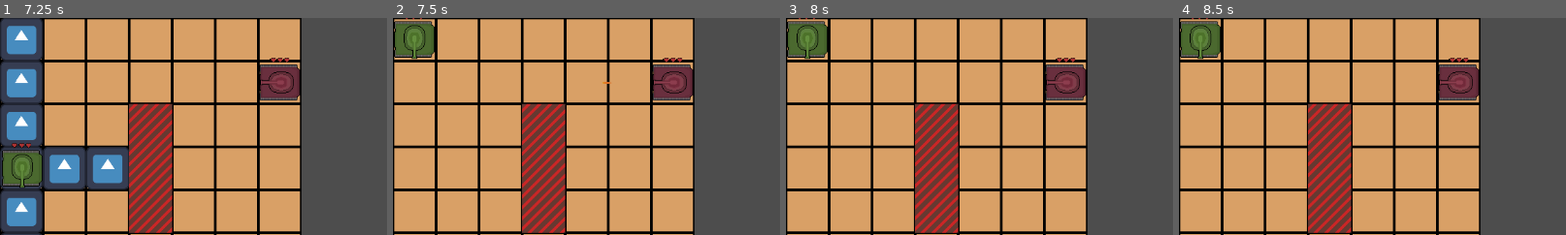
Above: before the commit, frames 1-4 (left to right).
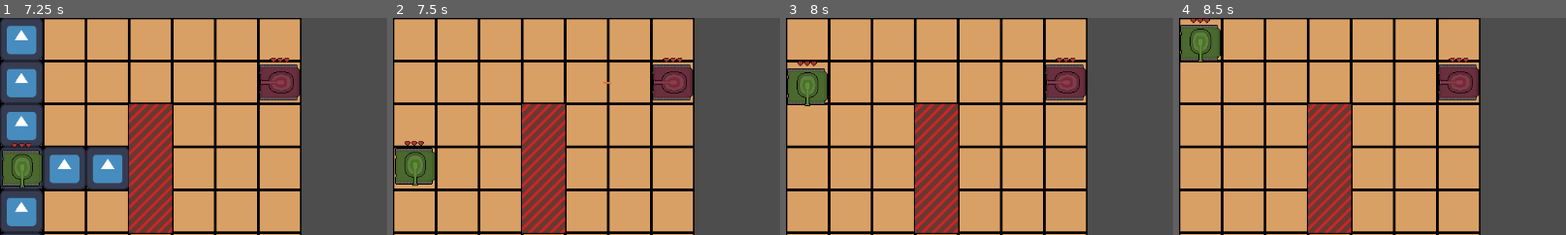
Above: after the commit, the same moments.

Repository: s3716853/tank-game
Game: Godot game, scene res://Scenes/main.tscn
Two runs of this game, one before a commit and one after it. Both use one fixed random seed, a clock stepped at 60 frames per second and the inputs below. The engine's default icon, where the game draws it, is replaced by a stand-in: a white triangle on a blue panel in a dark square.
Inputs (mouse positions are % of the whole screen's width and height, from its top left):
- Up to frame 1 (7.25 s): click "MOVE" at 0.5 s; click "SHOOT" at 1.25 s; click (3, 27) at 2 s; click "MOVE" at 2.75 s; click "SHOOT" at 3.5 s; click (7, 35) at 4.25 s; click "MOVE" at 5 s; click "SHOOT" at 5.75 s; click (3, 41) at 6.5 s
- Up to frame 2 (7.5 s): tap Enter at 7.25 s; move the mouse to (3, 5) at 7.27 s; click (3, 5) at 7.42 s
- Up to frame 3 (8 s): no input
- Up to frame 4 (8.5 s): move the mouse to (30, 55) at 8.02 s; click (30, 55) at 8.17 s
The pictures show only the part of the screen within x 0-50%, y 0-50%; the shares and areas given below are measured in that part.

Frame 1 is identical in both runs. In frame 2, 3.6% of the frame differs, in the area x 0-11%, y 0-78%; in frame 3, 3.6%; in frame 4, 0.9%.

Commit message:
Update tankMain.gd

Diff:
--- a/Scripts/tankMain.gd
+++ b/Scripts/tankMain.gd
@@ -13,6 +13,15 @@
 #How many current actions remain
 var actions_remaining = 2
 
+#Location where the player should move to
+var target_location = null
+
+var t = 0
+func _process(delta: float) -> void:
+	#Move towards desired location over time
+	if(self.global_position != target_location and target_location != null):
+		t += delta * 0.1
+		self.global_position = self.global_position.lerp(target_location, t)
 #Hurt Tank
 #Sends signal to child which handles the tank health
 func hurt(amount):
@@ -21,10 +30,13 @@
 #Move button pressed, send signal to the tile map to work out which nodes are moveable
 func _on_move_button_pressed() -> void:
 	map.find_moveable_tiles(self.global_position)
-##Will need to be changed to move over time so it looks nicer. Can be done with lerping
+
+#Set move location to node position and then move over time in func _process
 func move(location):
-	self.global_position = location
+	target_location = location
+	t = 0
 	action_taken()
+
 #Shoot button pressed, send signal to the tile map to work out which direction
 func _on_shoot_button_pressed() -> void:
 	arrows.visible = true
